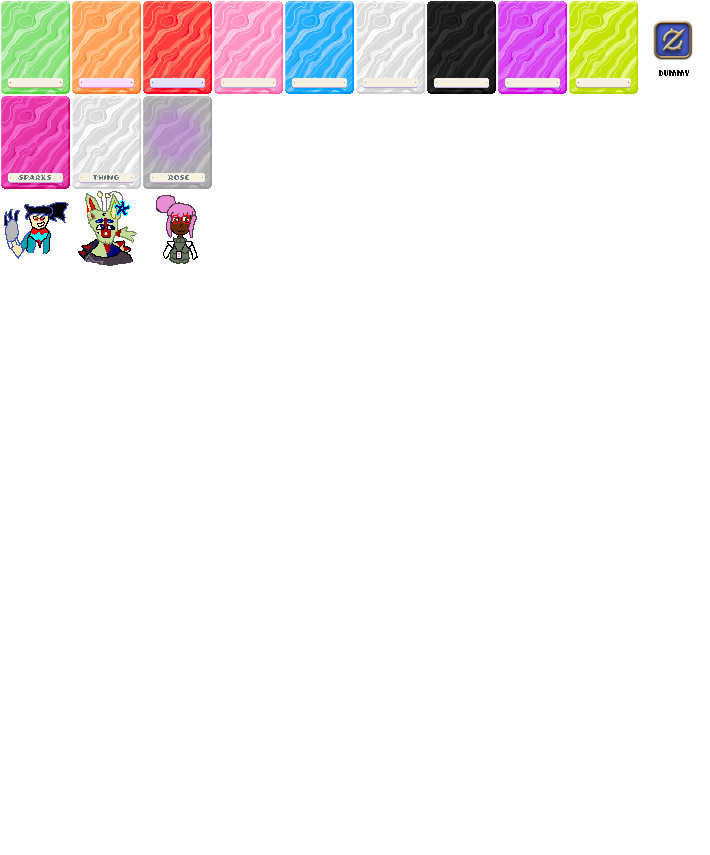
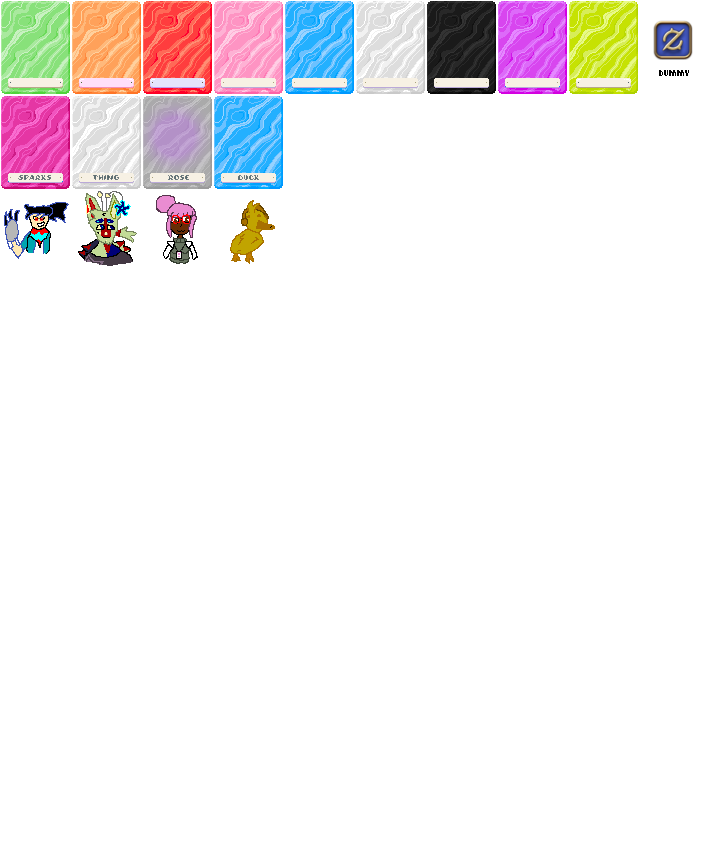
The second (710, 855) image is a revision of the first. Changes to its layers:
painted on "base" over [214, 96, 283, 264]
